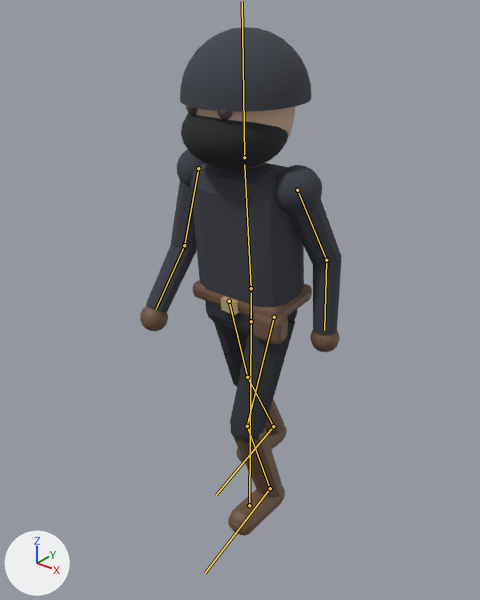
The glTF model Data/SampleProjects/Lamplight/Sources/Thief.glb as it was, and as the next commit left it.
Before and after are seen from a 50 mm lens placed at (1.288, -1.674, 1.968), pointed at (-0.012, -0.049, 0.961). Arrows for +X, +Y and +Z are at lower left; the lights stay in place. The picture after the commit comes second. Both versions are drawn at frame 4 of the action 'Walk'; the numbers are the values there. The bones that change, and the others that lie on the model, are drawn over the model as lines.

The first picture shows 'Thief'.
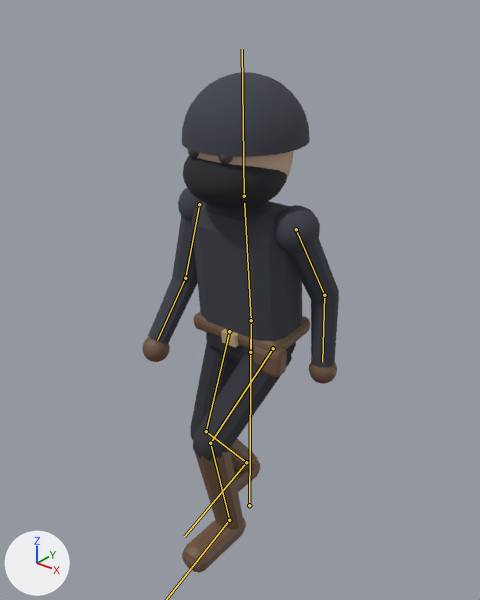
Location of each change, [x1, y1, x2, y2] in pixels of the pictures (480 x 600 px):
'Thief', posed
    before: [140, 27, 342, 536]
    after: [143, 72, 339, 573]
bone 'hips', root to tip
    before: (251, 321) to (251, 293)
    after: (250, 352) to (251, 325)
bone 'thigh_L', root to tip
    before: (274, 317) to (247, 426)
    after: (273, 348) to (210, 443)
bone 'shin_L', root to tip
    before: (247, 426) to (270, 488)
    after: (210, 443) to (229, 520)
bone 'thigh_R', root to tip
    before: (229, 301) to (247, 377)
    after: (229, 331) to (206, 431)
bone 'shin_R', root to tip
    before: (247, 377) to (273, 426)
    after: (206, 431) to (246, 462)
bone 'foot_R', root to tip
    before: (273, 426) to (216, 495)
    after: (246, 462) to (184, 536)

The edits, one by one:
Bone 'hips' (bone_hips) moves from (0.0, 0.01, 0.0) to (0.0, -0.116, 0.0).
Bone 'thigh_L' (bone_thigh_l) turns from (-20, 0, 0) to (-57, 0, -1) degrees about its own x, y and z.
Bone 'shin_L' (bone_shin_l) turns from (38, 0, 0) to (67, 0, 1) degrees about its own x, y and z.
Bone 'foot_L' (bone_foot_l) turns from (-18, 0, 0) to (-10, 0, 0) degrees about its own x, y and z.
Bone 'thigh_R' (bone_thigh_r) turns from (20, 0, 0) to (-17, 0, 0) degrees about its own x, y and z.
Bone 'shin_R' (bone_shin_r) turns from (6, 0, 0) to (54, 0, -1) degrees about its own x, y and z.
Bone 'foot_R' (bone_foot_r) turns from (-26, 0, 0) to (-36, 0, 0) degrees about its own x, y and z.
